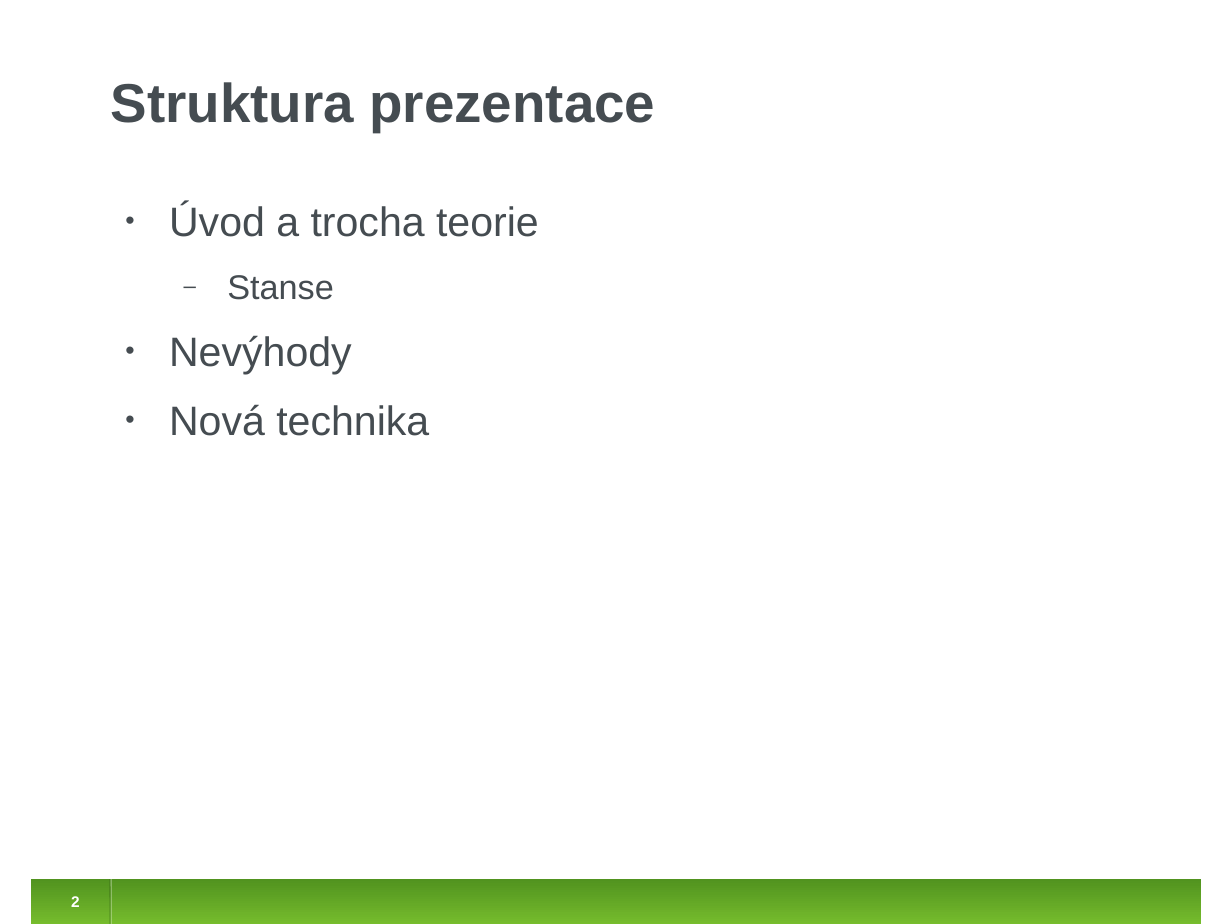
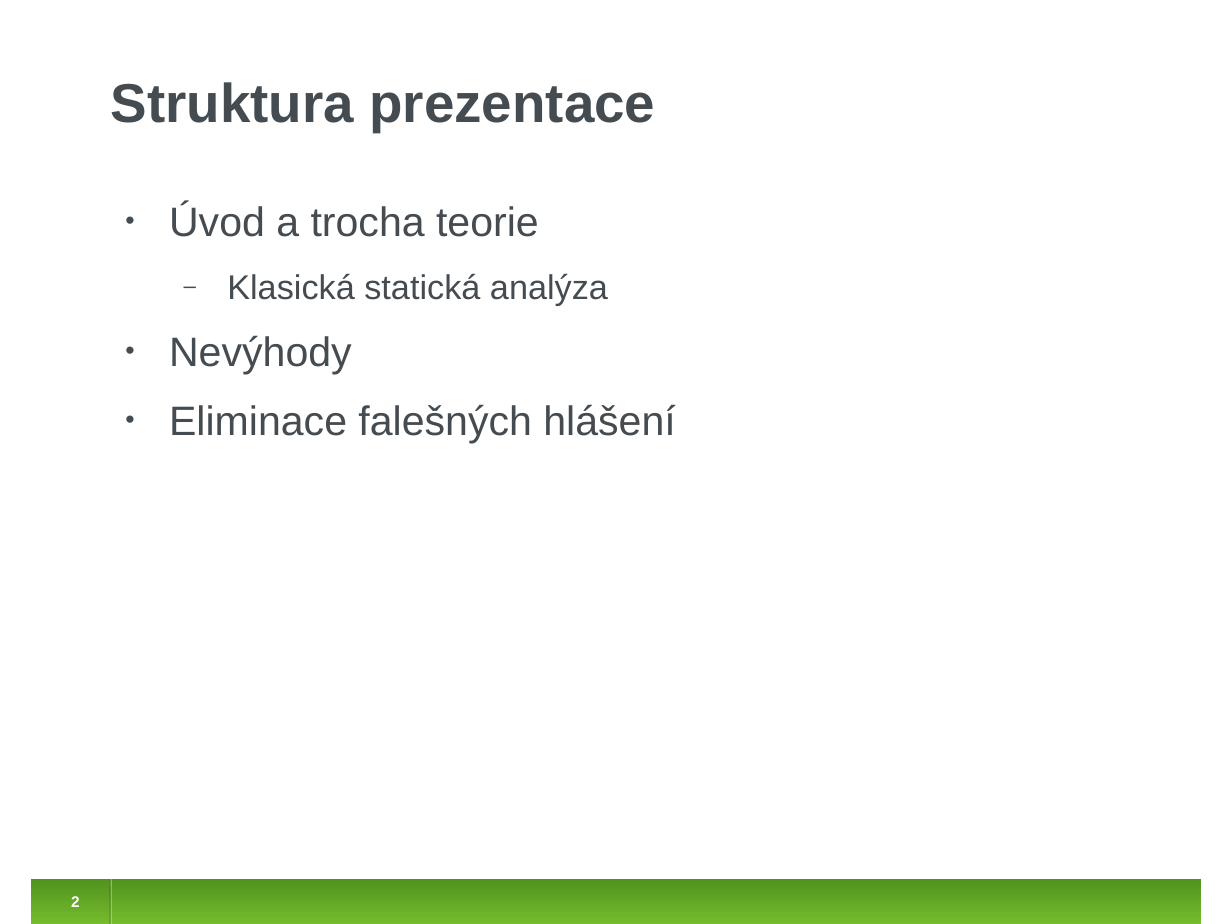
Before and after one commit to jirislaby/writings, a slide deck: slide 2 of presentations/stanse_prase.odp. Drawn at 1232x924 pixels with LibreOffice and Linux fonts; fonts in the diff are those of the drawing. Boxes give left, top, right and bottom in pixels: in the first picture for what was removed or moved away, otherwise in the second. Text is boxed around its words. In the diff, an @@ line names an element or a change of style, - is before the commit and + after.

Commit message:
stanse_prase: some updates

```diff
--- a/presentations/stanse_prase.odp
+++ b/presentations/stanse_prase.odp
@@ text at [227,273,608,305]: text changed @@
-  ‒ Stanse
+  ‒ Klasická statická analýza
@@ text at [169,404,675,444]: text changed @@
-• Nová technika
+• Eliminace falešných hlášení
```
Also in this commit, not shown: 9 other slides changed, 5 slides added, 3 slides removed.
